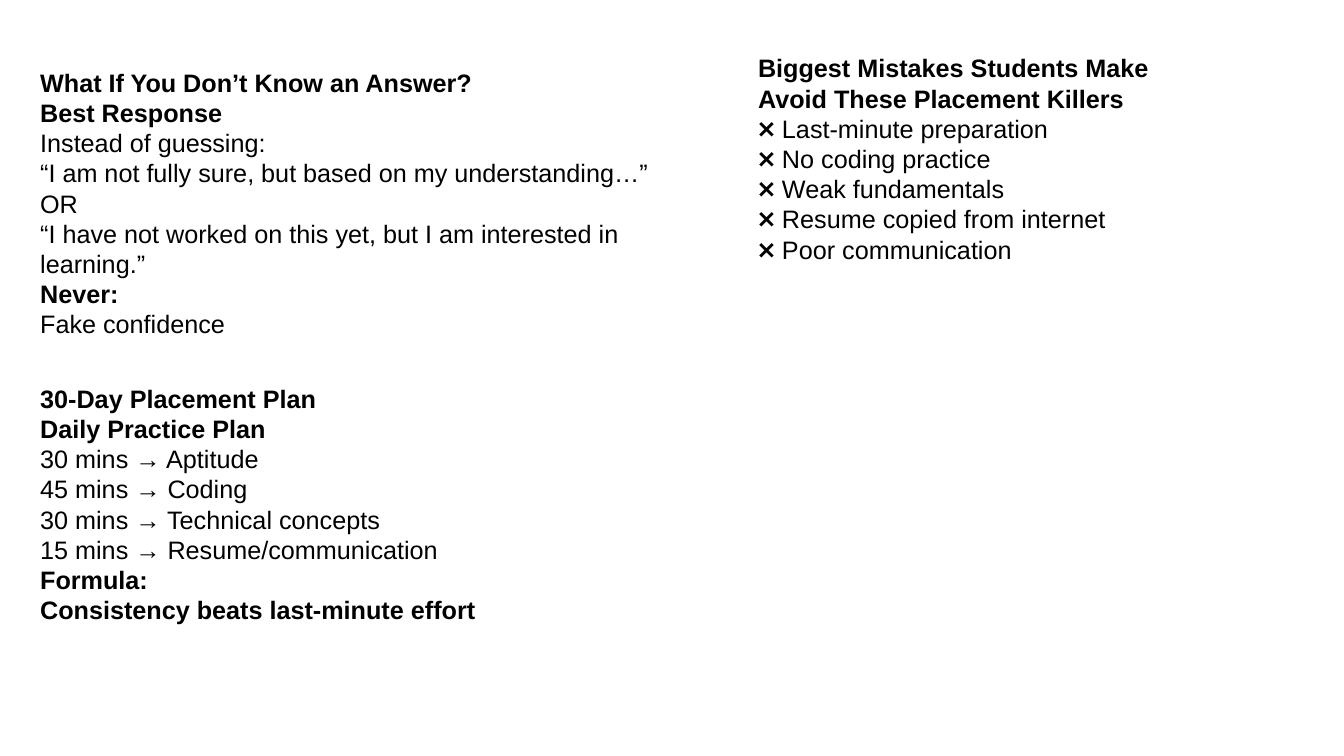
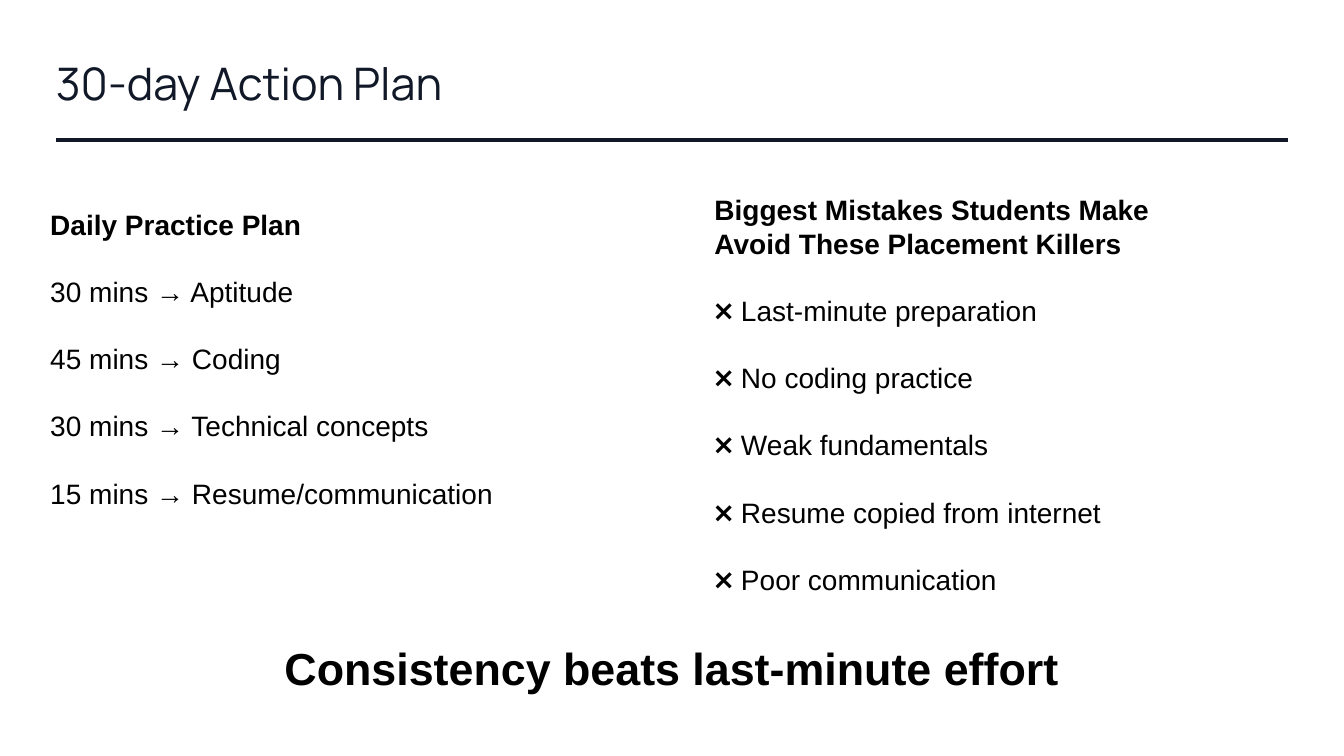
Before and after one commit to brinda-25/workshop, a slide deck: slide 19 of Day4/Mastering_Interview.pptx (slide 13 before the commit). Drawn at 1344x756 pixels with LibreOffice and Linux fonts; fonts in the diff are those of the drawing. Boxes give left, top, right and bottom in pixels: in the first picture for what was removed or moved away, otherwise in the second. Text is boxed around its words. In the diff, an @@ line names an element or a change of style, - is before the commit and + after.

Commit message:
added additional formatting

```diff
--- a/Day4/Mastering_Interview.pptx
+++ b/Day4/Mastering_Interview.pptx
@@ text removed at (x1=40, y1=73, x2=647, y2=334) @@
-What If You Don’t Know an Answer?
-Best Response
-Instead of guessing:
-“I am not fully sure, but based on my understanding…”
-OR
-“I have not worked on this yet, but I am interested in learning.”
-Never:
-Fake confidence
@@ text added at (x1=56, y1=67, x2=442, y2=111), 32 pt, text #111827 @@
+30-day Action Plan
@@ line added from (56, 140) to (1289, 140), #111827 3 pt @@
@@ text "Daily Practice Plan" moved from (x1=40, y1=389, x2=475, y2=625) to (x1=50, y1=214, x2=493, y2=505) @@
@@ text "Biggest Mistakes Students Make" moved from (x1=758, y1=58, x2=1148, y2=260) to (x1=714, y1=199, x2=1149, y2=591) @@
@@ text at (x1=714, y1=199, x2=1149, y2=255): size 18 to 20 pt in "Biggest Mistakes Students Make", "Avoid These Placement Killers" @@
@@ text at (x1=50, y1=214, x2=301, y2=240): size 18 to 20 pt in "Daily Practice Plan" @@
@@ text at (x1=50, y1=281, x2=493, y2=505): text changed; size 18 to 20 pt @@
-30 mins → Aptitude
-45 mins → Coding
-30 mins → Technical concepts
-15 mins → Resume/communication
-Formula:
-Consistency beats last-minute effort
+30 mins → Aptitude
+45 mins → Coding
+30 mins → Technical concepts
+15 mins → Resume/communication
@@ text at (x1=741, y1=300, x2=1100, y2=591): text changed; size 18 to 20 pt @@
-❌ Last-minute preparation
-❌ No coding practice
-❌ Weak fundamentals
-❌ Resume copied from internet
-❌ Poor communication
+❌ Last-minute preparation
+❌ No coding practice
+❌ Weak fundamentals
+❌ Resume copied from internet
+❌ Poor communication
@@ text at (x1=40, y1=389, x2=316, y2=413): paragraph removed @@
-30-Day Placement Plan
@@ text added at (x1=284, y1=652, x2=1058, y2=693), 32 pt, text #000000, bold @@
+Consistency beats last-minute effort
```
Also in this commit, not shown: 4 other slides changed, 5 slides added, 7 slides removed.
